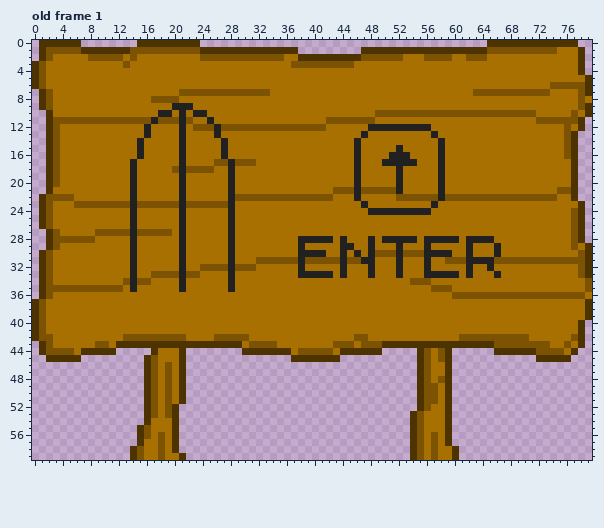
Pixel-art file, stored at res/sprite/graphic14.aseprite. The picture above was drawn from the file before the commit.
80x60 pixels, 3 frames. Shown: old frame 1.
The result:
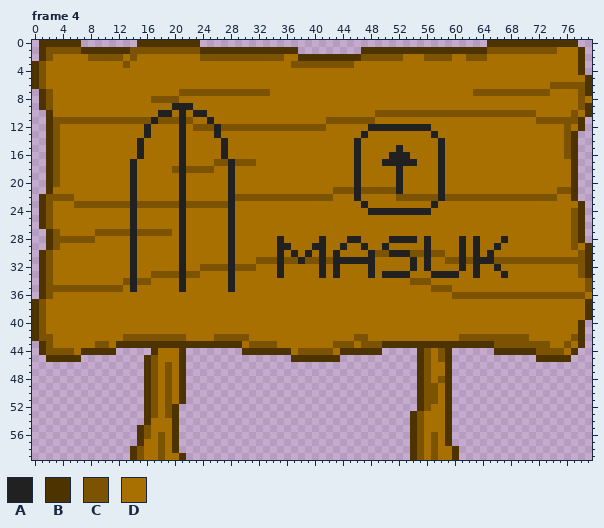
Palette (. is transparent): A #212121  B #4d3300  C #7b5302  D #a87000
A new or re-ordered frame is compared with the old frame closest to it.
The exact change:
frames 3 -> 4
--- frame 4 is new; against old frame 1, layer "Layer 3"
@@ x 33..69 @@
 27 DDDDDDDDDDDDDDDDDDDDDDDDDDDDDDDDDDDDD
-28 DDDDDAAAAADADDDADAAAAADAAAAADAAAADDDD
-29 DDDDDADDDDDAADDADDDADDDADDDDDADDDADDD
-30 DDDDDAAAADDADADACCCACCCAAAADDADDDADDD
-31 CCCCCACCCCCACCAADDDADDDADDCCCAAAACCCC
-32 DDDDDADDDDDADDDADDDADDDADDDDDADDADDDD
-33 DDDDDAAAAADADDDADDDADDDAAAAADADDDADDD
+28 DDADDDDDADDDAADDDDAAAADADDDDADADDDADD
+29 DDAADDDAADDADDADDADDDDDADDDDADADDADDD
+30 DDADADADADADDDDACCAAACCACCDDADADADDDD
+31 CCACCACCACAAAAAADDDDDADADDCCACAAACCCC
+32 DDADDDDDADADDDDADDDDDADADDDDADADDADDD
+33 DDADDDDDADADDDDADAAAADDDAAAADDADDDADD
 34 DDDDDDDDDDDDDDDDDDDDDCCCDDDDDDDDDDDDD
Pixel boxes of the changes (left, top, right, bottom) in both pictures:
changed: (277, 236, 508, 278)
